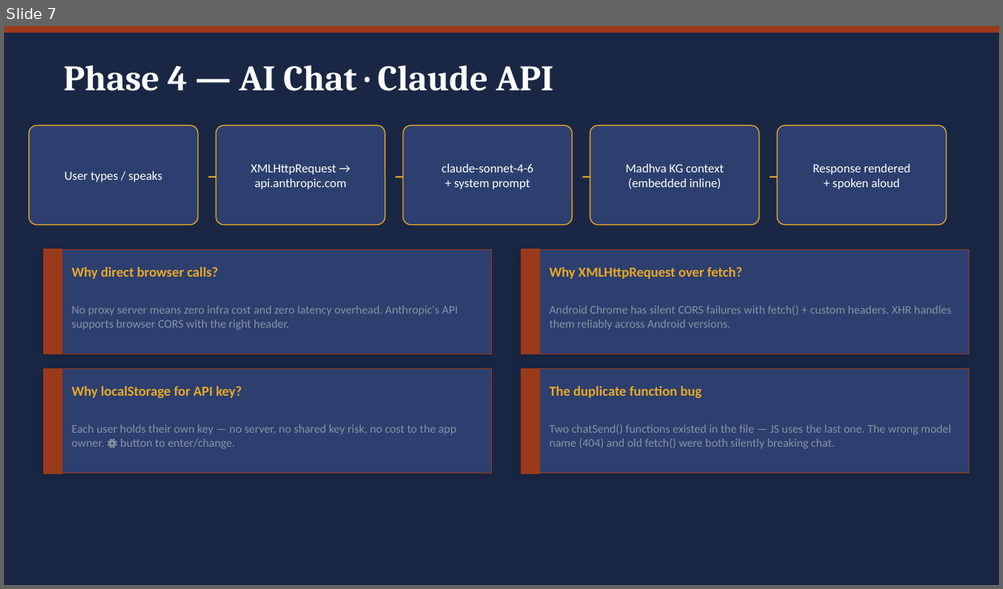
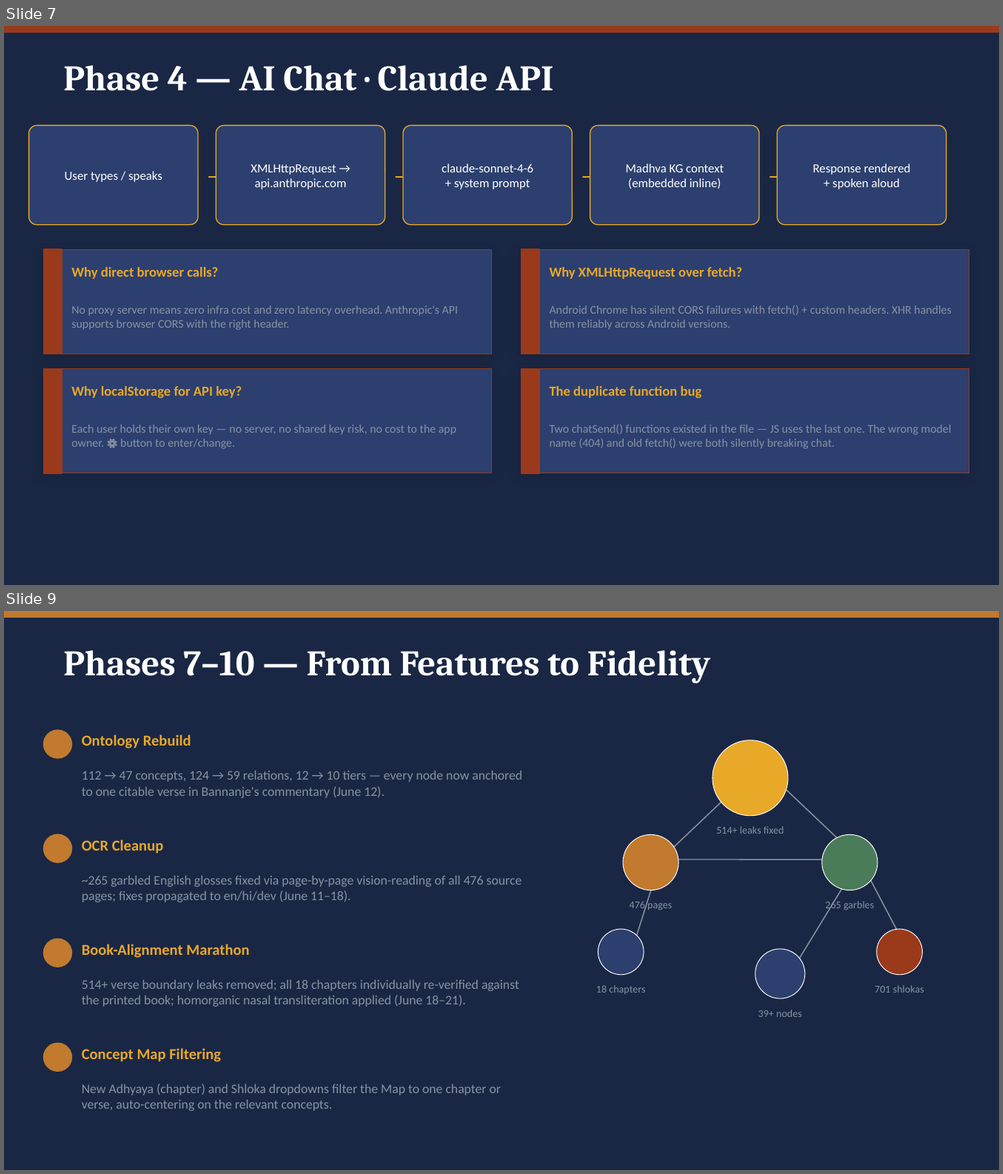
Before and after one commit to kvinayakpai/Bhagavadgita, a slide deck: Tatvam_Jalam_Technical_Journey-3.pptx. Shown one above the other, each under a label of ours: slide 7 before the commit, slides 7 and 9 after it; the slides between them are not shown. The pictures are 1003x589 and 1003x1174 pixels, drawn with LibreOffice and Linux fonts; fonts in the diff are those of the drawing. Boxes give left, top, right and bottom in pixels: in the first picture for what was removed or moved away, otherwise in the second. Text is boxed around its words. In the diff, an @@ line names an element or a change of style, - is before the commit and + after.

Commit message:
Update Word docs and PPTX decks with current app state and June 2026 learnings
- Correct stats throughout: 47 concepts / 59 relations / 10 tiers (the
  June 12 ontology rebuild), 701 shlokas, 18 chapters, 4 languages -
  replacing stale 112-117/124-239/12-13 figures
- Document new phases: ontology rebuild (strict verse-grounding), OCR
  cleanup of bannanje_kn.js (~265 garbled English terms, 476 pages
  verified zero-error), the June 18-21 book-alignment marathon (514+
  boundary leaks fixed, all 18 chapters re-verified, homorganic nasal
  transliteration), and bundle consolidation (viewer-bundled.html trio
  retired in favor of viewer.html + index.html)
- Document new Map feature: Adhyaya/Shloka filter dropdowns
- Fix all app links from retired viewer-bundled.html to viewer.html
- Update USD-INR reference rate to June 2026
- Add new 'Phases 7-10' slide and swap a Hard Problems card in the
  Technical Journey deck

```diff
--- a/Tatvam_Jalam_Technical_Journey-3.pptx
+++ b/Tatvam_Jalam_Technical_Journey-3.pptx
@@ slide 9 added at bbox=[4, 611, 999, 1170], background #1A2744 @@
@@ rectangle added at bbox=[4, 611, 999, 617], fill #C17A2E, outline #C17A2E 1 pt @@
@@ text added at bbox=[63, 650, 710, 683], 26 pt, text #FFFFFF, bold @@
+Phases 7–10 — From Features to Fidelity
@@ ellipse added at bbox=[44, 730, 71, 758], fill #C17A2E, outline #C17A2E 1 pt @@
@@ text added at bbox=[82, 735, 191, 749], 11 pt, text #E8A828, bold @@
+Ontology Rebuild
@@ ellipse added at bbox=[712, 741, 788, 816], fill #E8A828, outline #FFFFFF 0.5 pt @@
@@ line added from (760, 765) to (660, 860), #8892A4 0.8 pt @@
@@ line added from (760, 765) to (859, 860), #8892A4 0.8 pt @@
@@ text added at bbox=[82, 771, 522, 798], 9.5 pt, text #8892A4 @@
+112 → 47 concepts, 124 → 59 relations, 12 → 10 tiers — every node now anchored to one citable verse in Bannanje's commentary (June 12).
@@ text added at bbox=[716, 826, 784, 834], 7.5 pt, text #8892A4 @@
+514+ leaks fixed
@@ ellipse added at bbox=[44, 834, 71, 863], fill #C17A2E, outline #C17A2E 1 pt @@
@@ text added at bbox=[82, 840, 164, 854], 11 pt, text #E8A828, bold @@
+OCR Cleanup
@@ ellipse added at bbox=[623, 834, 678, 891], fill #C17A2E, outline #FFFFFF 0.5 pt @@
@@ ellipse added at bbox=[822, 834, 877, 891], fill #4A7C59, outline #FFFFFF 0.5 pt @@
@@ text added at bbox=[82, 876, 522, 903], 9.5 pt, text #8892A4 @@
+~265 garbled English glosses fixed via page-by-page vision-reading of all 476 source pages; fixes propagated to en/hi/dev (June 11–18).
@@ line added from (660, 860) to (631, 954), #8892A4 0.8 pt @@
@@ line added from (660, 860) to (859, 860), #8892A4 0.8 pt @@
@@ line added from (859, 860) to (790, 974), #8892A4 0.8 pt @@
@@ line added from (859, 860) to (909, 954), #8892A4 0.8 pt @@
@@ text added at bbox=[629, 900, 671, 911], 7.5 pt, text #8892A4 @@
+476 pages
@@ text added at bbox=[825, 900, 874, 911], 7.5 pt, text #8892A4 @@
+265 garbles
@@ ellipse added at bbox=[44, 940, 71, 967], fill #C17A2E, outline #C17A2E 1 pt @@
@@ ellipse added at bbox=[597, 929, 643, 975], fill #2C3F6E, outline #FFFFFF 0.5 pt @@
@@ ellipse added at bbox=[876, 929, 922, 975], fill #9B3A1A, outline #FFFFFF 0.5 pt @@
@@ text added at bbox=[82, 944, 249, 958], 11 pt, text #E8A828, bold @@
+Book-Alignment Marathon
@@ ellipse added at bbox=[755, 949, 805, 999], fill #2C3F6E, outline #FFFFFF 0.5 pt @@
@@ text added at bbox=[82, 980, 519, 1007], 9.5 pt, text #8892A4 @@
+514+ verse boundary leaks removed; all 18 chapters individually re-verified against the printed book; homorganic nasal transliteration applied (June 18–21).
@@ text added at bbox=[596, 985, 645, 994], 7.5 pt, text #8892A4 @@
+18 chapters
@@ text added at bbox=[874, 985, 924, 993], 7.5 pt, text #8892A4 @@
+701 shlokas
@@ text added at bbox=[758, 1010, 802, 1017], 7.5 pt, text #8892A4 @@
+39+ nodes
@@ ellipse added at bbox=[44, 1044, 71, 1071], fill #C17A2E, outline #C17A2E 1 pt @@
@@ text added at bbox=[82, 1048, 221, 1062], 11 pt, text #E8A828, bold @@
+Concept Map Filtering
@@ text added at bbox=[82, 1084, 501, 1111], 9.5 pt, text #8892A4 @@
+New Adhyaya (chapter) and Shloka dropdowns filter the Map to one chapter or verse, auto-centering on the relevant concepts.
```
Also in this commit, not shown: 8 slides changed, 4 other files.
